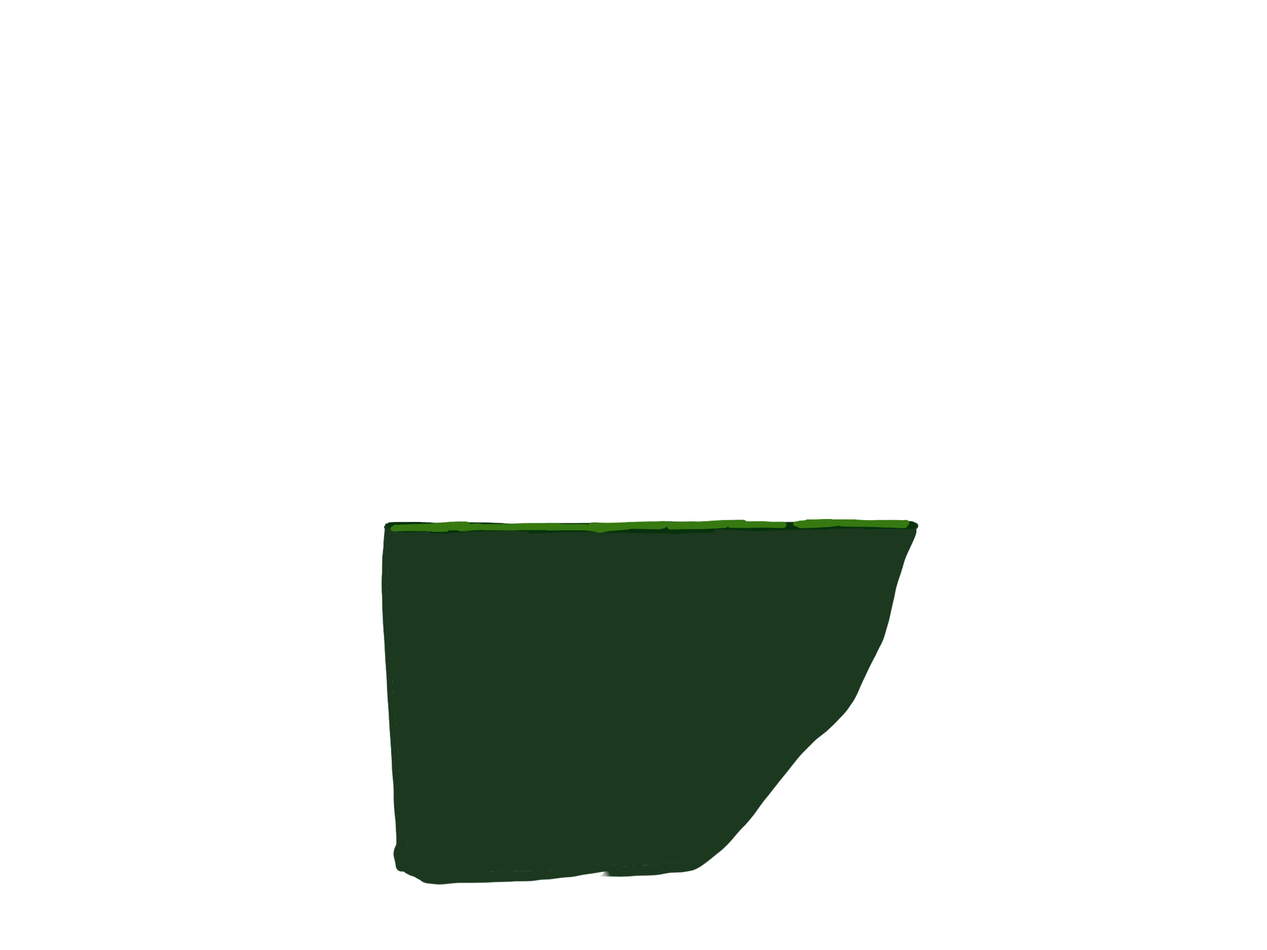
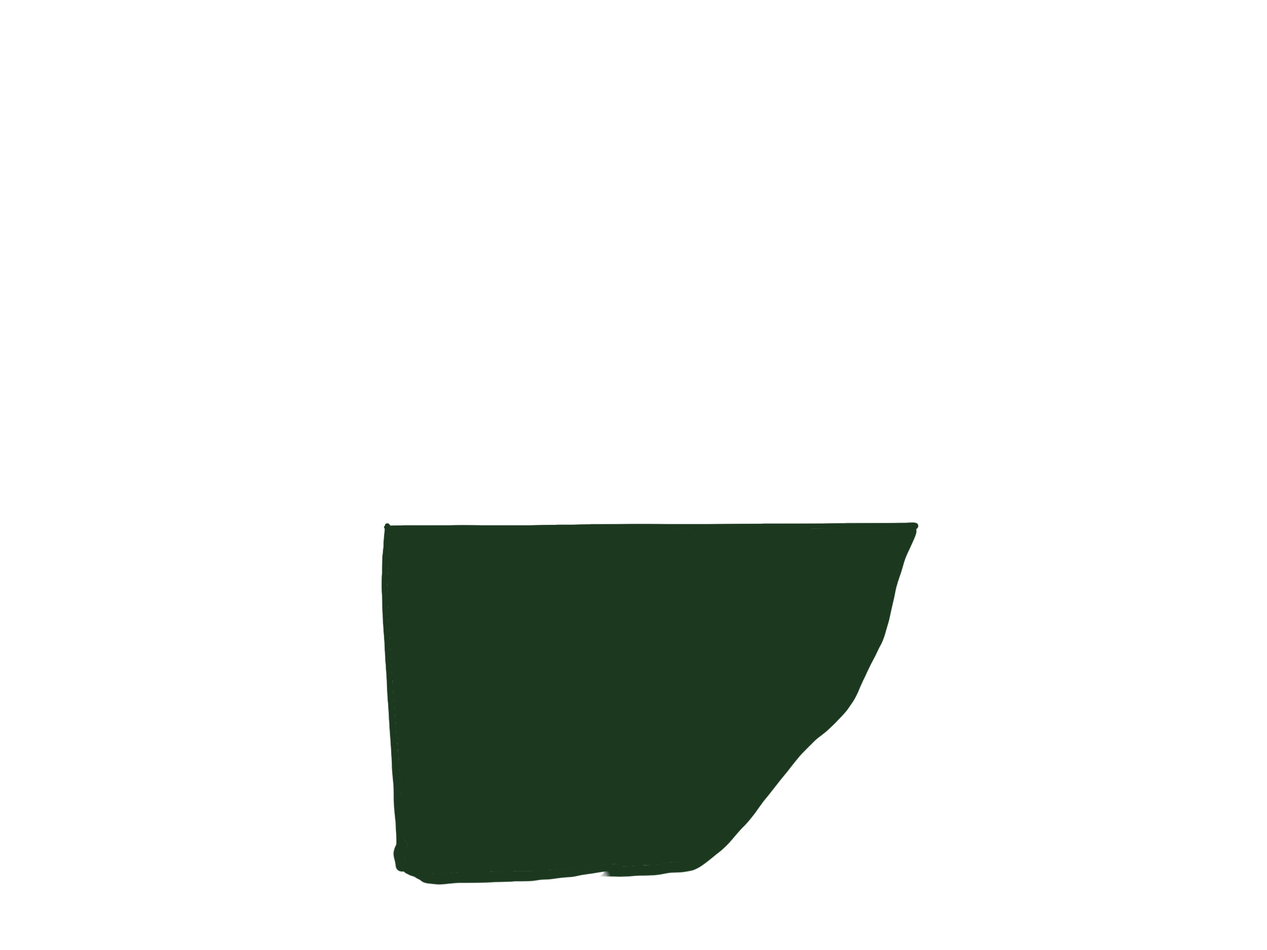
Layers edited between the first and the second w=1267, h=950 image:
hid "Layer 5" (2nd of 2) over [386, 518, 917, 535]
